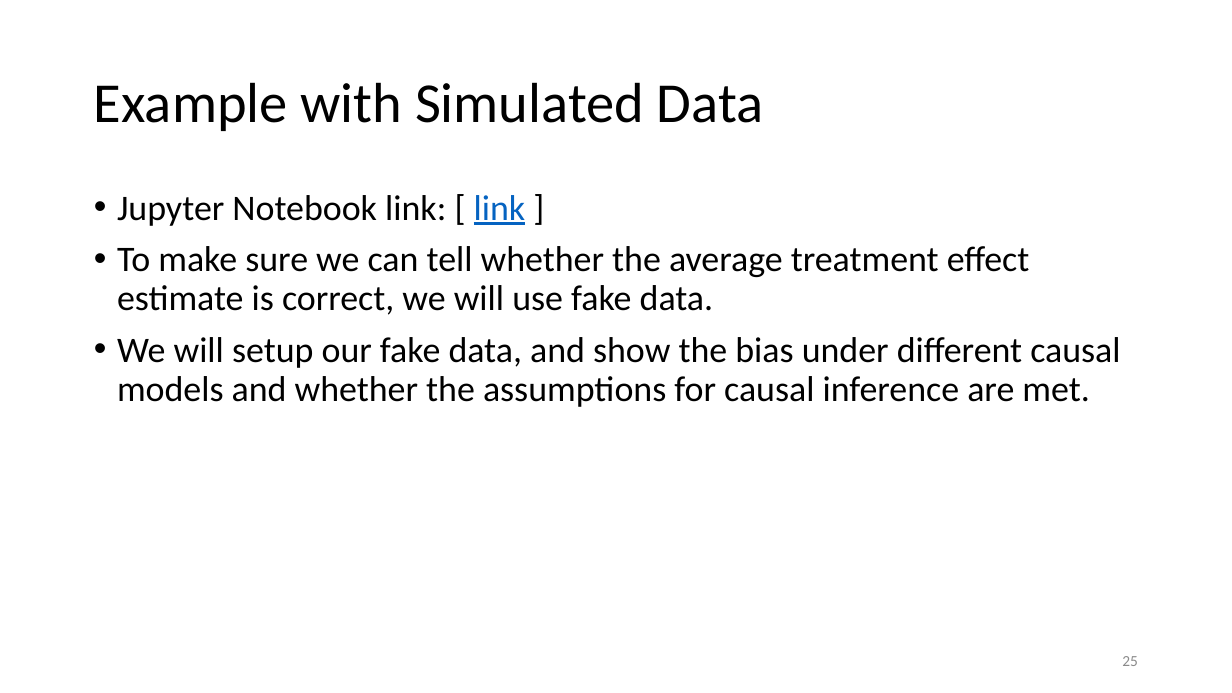
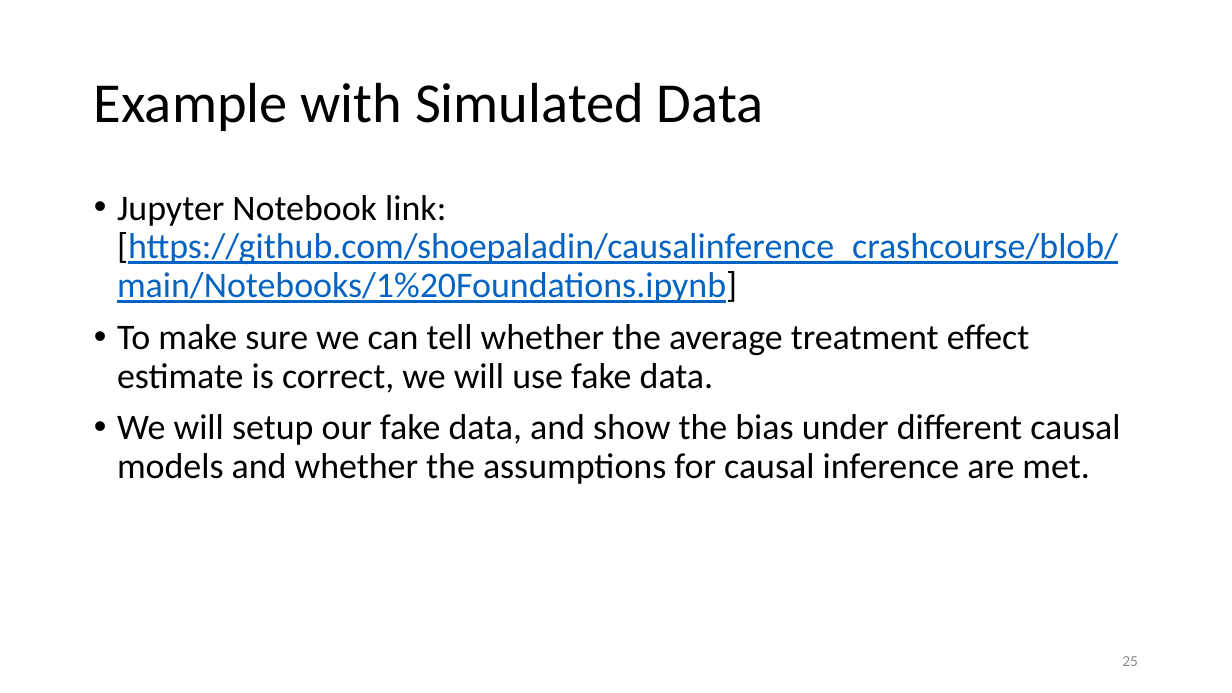
Before and after one commit to shoepaladin/causalinference_crashcourse, a slide deck: slide 25 of Powerpoints/1 Foundations.pptx. Drawn at 1232x693 pixels with LibreOffice and Linux fonts; fonts in the diff are those of the drawing. Boxes give left, top, right and bottom in pixels: in the first picture for what was removed or moved away, otherwise in the second. Text is boxed around its words. In the diff, an @@ line names an element or a change of style, - is before the commit and + after.

```diff
--- a/Powerpoints/1 Foundations.pptx
+++ b/Powerpoints/1 Foundations.pptx
@@ text at (117, 195, 1118, 303): text changed; text colour #000000 to #0563C1 @@
-• Jupyter Notebook link: [ link ]
+• Jupyter Notebook link: [https://github.com/shoepaladin/causalinference_crashcourse/blob/main/Notebooks/1%20Foundations.ipynb]
```
Also in this commit, not shown: 1 other slide changed, 5 other files.
